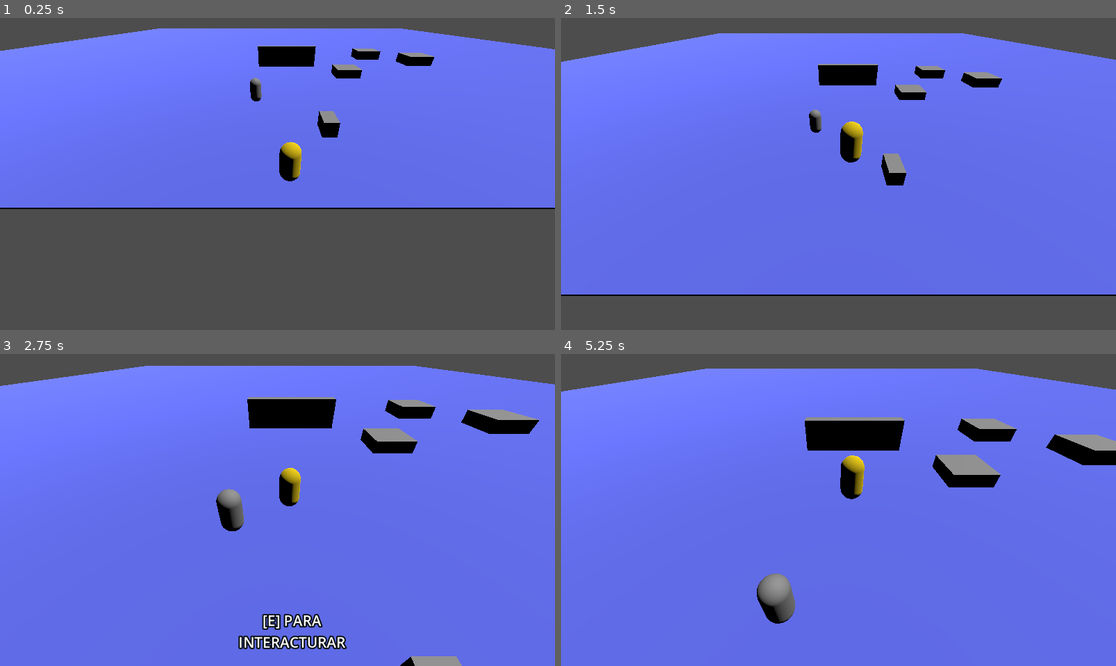
Above: before the commit, frames 1-4 (two rows, left to right).
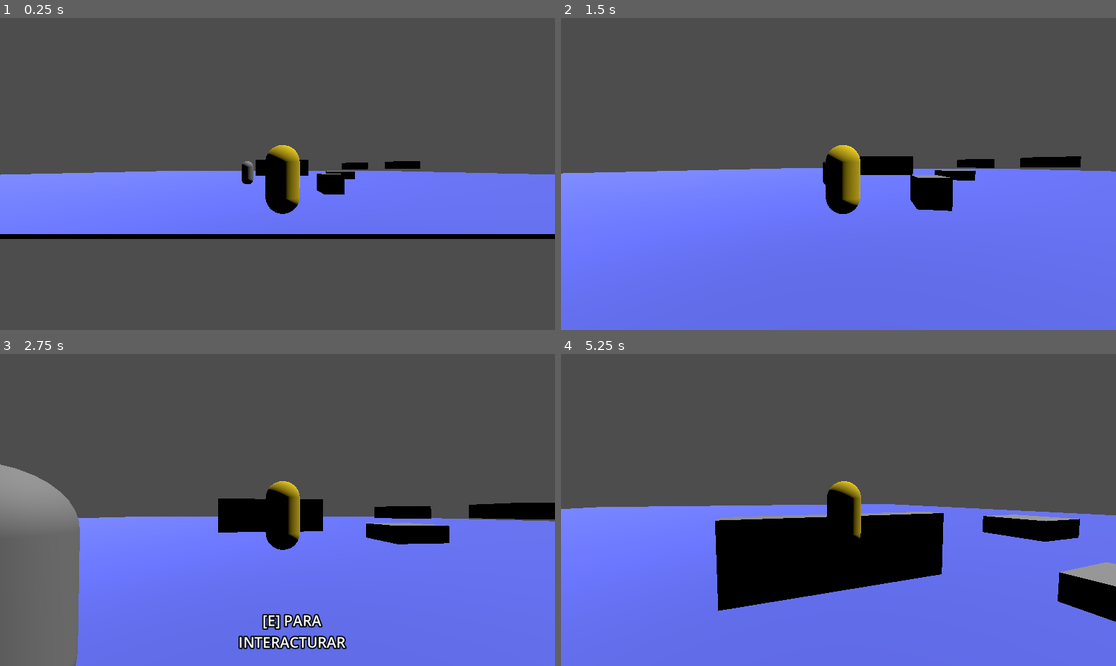
Above: after the commit, the same moments.

Repository: Luiksc/desdq
Game: Godot game, scene res://escenarios/n_1.tscn
The game is run twice, just before and just after one commit, with the same random seed, the same clock (stepped at 60 frames per second) and the same inputs.
Inputs (mouse positions are in pixels of both pictures, inside the frame that each line leads up to):
- Up to frame 1 (0.25 s): no input
- Up to frame 2 (1.5 s): move the mouse to (866, 174) at 0.52 s; hold Up (ui_up) from 0.53 s (still down); tap Space (saltar) at 0.6, 0.77, 1.07 s; move the mouse to (810, 174) at 1.27 s; tap E (interaccion) at 1.35 s
- Up to frame 3 (2.75 s): keep holding Up (ui_up); tap Space (saltar) at 1.52, 1.55, 1.82, 2.1 s; move the mouse to (288, 503) at 2.02 s
- Up to frame 4 (5.25 s): move the mouse to (832, 516) at 2.77 s; tap E (interaccion) at 2.85 s; tap Space (saltar) at 3.02, 3.05, 3.32, 5.1 s; release Up (ui_up) at 3.5 s; click (1088, 653) at 3.5 s, where only the run before the commit has a clickable "next"; click (1088, 653) at 4.25 s, where only the run before the commit has a clickable "next"; tap Enter at 5 s; move the mouse to (877, 513) at 5.02 s; hold Up (ui_up) from 5.03 s (still down)

The runs differ from the first frame. In frame 1, 56% of the frame differs, in the area x 0-100%, y 3-71%; in frame 2, 57%, in the area x 0-100%, y 4-100%; in frame 3, 56%; in frame 4, 56%.

Commit message:
movimiento de camara

Diff:
--- /dev/null
+++ b/escenarios/juador/camara_spring_arm_3d.gd
@@ -0,0 +1,18 @@
+extends SpringArm3D
+
+@export var sensi := 0.004
+# Called when the node enters the scene tree for the first time.
+func _ready() -> void:
+	pass # Replace with function body.
+
+
+# Called every frame. 'delta' is the elapsed time since the previous frame.
+func _unhandled_input(event: InputEvent) -> void:
+	if event is InputEventMouseMotion:
+		rotation.y -= event.relative.x * sensi
+		rotation.y = wrapf(rotation.y, 0.0, TAU)
+
+		rotation.x -= event.relative.y * sensi
+		rotation.x = clamp(rotation.x, -PI/2, PI/4)
+
+		#la funcion clamp hace que se limiten ciertos valores
--- a/escenarios/juador/character_body_3d.tscn
+++ b/escenarios/juador/character_body_3d.tscn
@@ -1,6 +1,7 @@
-[gd_scene load_steps=7 format=3 uid="uid://cf5p26uaj7snn"]
+[gd_scene load_steps=8 format=3 uid="uid://cf5p26uaj7snn"]
 
-[ext_resource type="Script" uid="uid://bh6ow7383g1h7" path="res://escenarios/juador/jugador.gd" id="1_he6aj"]
+[ext_resource type="Script" path="res://escenarios/juador/jugador.gd" id="1_he6aj"]
+[ext_resource type="Script" path="res://escenarios/juador/camara_spring_arm_3d.gd" id="2_jglub"]
 
 [sub_resource type="CapsuleShape3D" id="CapsuleShape3D_1q4m4"]
 
@@ -18,16 +19,24 @@
 size = Vector3(0.5, 0.2, 1)
 
 [node name="jugon" type="CharacterBody3D" groups=["jugon"]]
+transform = Transform3D(-1, 0, -8.74228e-08, 0, 1, 0, 8.74228e-08, 0, -1, 0.00116591, 0, 0)
 script = ExtResource("1_he6aj")
 
 [node name="CollisionShape3D" type="CollisionShape3D" parent="."]
-transform = Transform3D(1, 0, 0, 0, 1, 0, 0, 0, 1, 0, 1, 0)
+transform = Transform3D(1, 0, 0, 0, 1, 0, 0, 0, 1, -0.00574918, 1, 1.23927e-08)
 shape = SubResource("CapsuleShape3D_1q4m4")
 
 [node name="MeshInstance3D" type="MeshInstance3D" parent="."]
-transform = Transform3D(1, 0, 1.06581e-14, 0, 1, 0, -1.06581e-14, 0, 1, -0.150069, 1, 0.150069)
+transform = Transform3D(1, 0, 7.10543e-15, 0, 1, 0, -7.10543e-15, 0, 1, 0.00212503, 1, 0.150069)
 mesh = SubResource("CapsuleMesh_he6aj")
 
 [node name="MeshInstance3D2" type="MeshInstance3D" parent="."]
-transform = Transform3D(1, 0, 1.06581e-14, 0, 1, 0, -1.06581e-14, 0, 1, -0.150069, 1.35281, -0.150069)
+transform = Transform3D(1, 0, 7.10543e-15, 0, 1, 0, -7.10543e-15, 0, 1, 0.00821304, 1.35281, -0.150069)
 mesh = SubResource("BoxMesh_24u8i")
+
+[node name="SpringArm3D" type="SpringArm3D" parent="."]
+transform = Transform3D(1, -3.27994e-08, -7.34688e-09, 3.29853e-08, 0.999637, 0.0269103, 6.46159e-09, -0.0269103, 0.999637, -0.145742, 1.15755, 0.0896973)
+spring_length = 6.0
+script = ExtResource("2_jglub")
+
+[node name="Camera3D" type="Camera3D" parent="SpringArm3D"]
--- a/escenarios/juador/jugador.gd
+++ b/escenarios/juador/jugador.gd
@@ -1,25 +1,34 @@
 extends CharacterBody3D
 
-var velo_max : float = 8
-var distans_salto: float = 2.5 #metros
-var timp_salto: float= 0.3#segundos
+
+
+
+var velo_max : float = 11
+var distans_salto: float = 2.5
+var timp_salto: float= 0.3
 var aceleracion: float= 7
-var friccion:float= 20
+var friccion:float= 50
 var jump_buffer_timer: float = 0.0
 var coyote_timer: float = 0.0
+var fuerza_salto : float
+var gravedad : float
+
 var estuvo_suelo: bool = true
 var puede_moverse: bool = true
+var mouse_cam: bool= true #bloquea la camara al presionar escape
 
-@export var tiem_jump_buffer: float = 0.25
-@export var tiem_coyote:float = 1
+@export var tiem_jump_buffer: float = 0.15
+@export var tiem_coyote: float = 0.15
 
-var fuerza_salto : float
-var gravedad : float
-#onready porque son variable creadas anteriormente
+
+
+
+
 func _ready() -> void:
 	fuerza_salto = (2 * distans_salto) / timp_salto
 	gravedad = (-2 * distans_salto) / (timp_salto * timp_salto)
 	Input.mouse_mode = Input.MOUSE_MODE_CAPTURED
+
 
 func _physics_process(delta: float) -> void: #se comprueba 60 veces por segundo, siendo un bucle
 	moviminto(delta)
@@ -27,6 +36,7 @@
 	mouse_appear()
 func saltar():
 	velocity.y = fuerza_salto
+
 
 func moviminto(delta: float) -> void:
 	# Gravedad siempre activa (aunque no pueda moverse, para que no flote)
@@ -46,16 +56,23 @@
 	input_direccion.z = Input.get_axis("ui_up", "ui_down")
 	input_direccion = input_direccion.normalized() # normaliza y regulariza movement
 
-	# COYOTE TIEMPO
-	if estuvo_suelo and not is_on_floor():
-		coyote_timer = tiem_coyote
-		estuvo_suelo = is_on_floor()
+	# coyote time
+	# estuvo_suelo se actualiza cada frame: true si está en suelo false si está en aire
+	if is_on_floor():
+		estuvo_suelo = true
+		coyote_timer = tiem_coyote  # recarga el timer mientras está en suelo
+	elif estuvo_suelo:
+		# acaba de salir del suelo sin saltar -> activar ventana coyote
+		estuvo_suelo = false
+		# el timer ya está cargado desde el frame anterior
+
 	if coyote_timer > 0:
 		coyote_timer -= delta
 
 	var salto_posible = is_on_floor() or coyote_timer > 0
 
-	#   salto con buffer
+	# JUMP BUFFER
+	# Registra la intención de salto aunque el jugador no esté en suelo aún
 	if Input.is_action_just_pressed("saltar"):
 		jump_buffer_timer = tiem_jump_buffer
 	if jump_buffer_timer > 0:
@@ -81,9 +98,13 @@
 	else:
 		velocity.x = move_toward(velocity.x, 0, friccion * delta)
 		velocity.z = move_toward(velocity.z, 0, friccion * delta)
+
+
 func mouse_appear() -> void:
 	if Input.is_action_just_pressed("escape"):
 		if Input.mouse_mode == Input.MOUSE_MODE_CAPTURED:
 			Input.mouse_mode = Input.MOUSE_MODE_VISIBLE
+			mouse_cam = false
 		else:
 			Input.mouse_mode = Input.MOUSE_MODE_CAPTURED
+			mouse_cam=true
--- a/escenarios/n_1.tscn
+++ b/escenarios/n_1.tscn
@@ -37,9 +37,6 @@
 [node name="Node3D" type="Node3D" parent="."]
 transform = Transform3D(1, 0, 0, 0, 0.89381, 0.448446, 0, -0.448446, 0.89381, 0, 3.38039, 8.14852)
 script = ExtResource("2_tyn7n")
-
-[node name="Camera3D" type="Camera3D" parent="Node3D"]
-transform = Transform3D(1, 0, 0, 0, 0.993417, 0.114556, 0, -0.114556, 0.993417, -0.740938, 1.12755, 0.565715)
 
 [node name="jugador" parent="." instance=ExtResource("1_5bv6o")]
 transform = Transform3D(1, 0, 0, 0, 1, 0, 0, 0, 1, -0.51978, 0.998009, 5.02518)
Not shown: 1 places in UI/menutscn.tscn that only renumber resources
